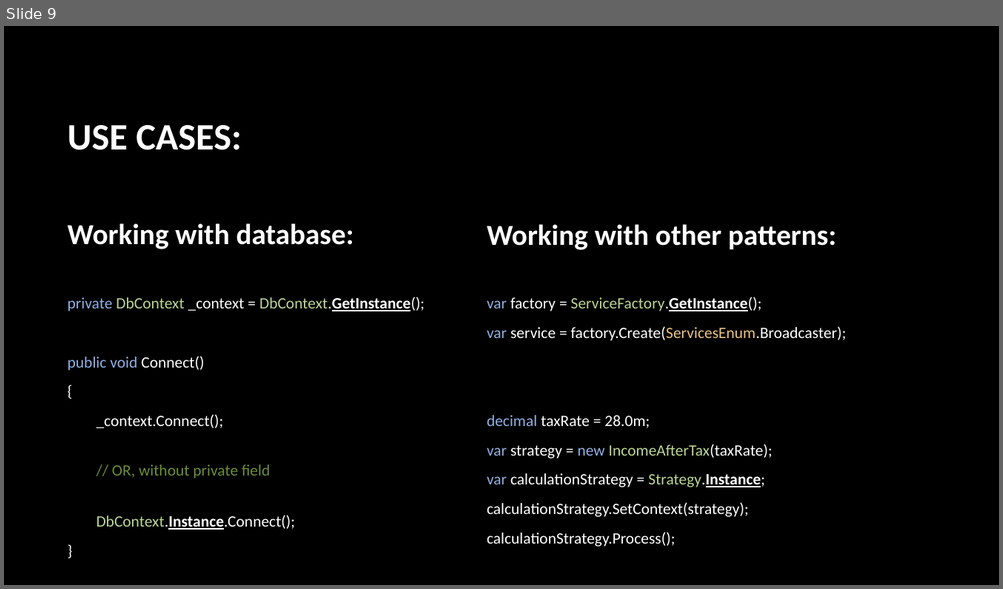
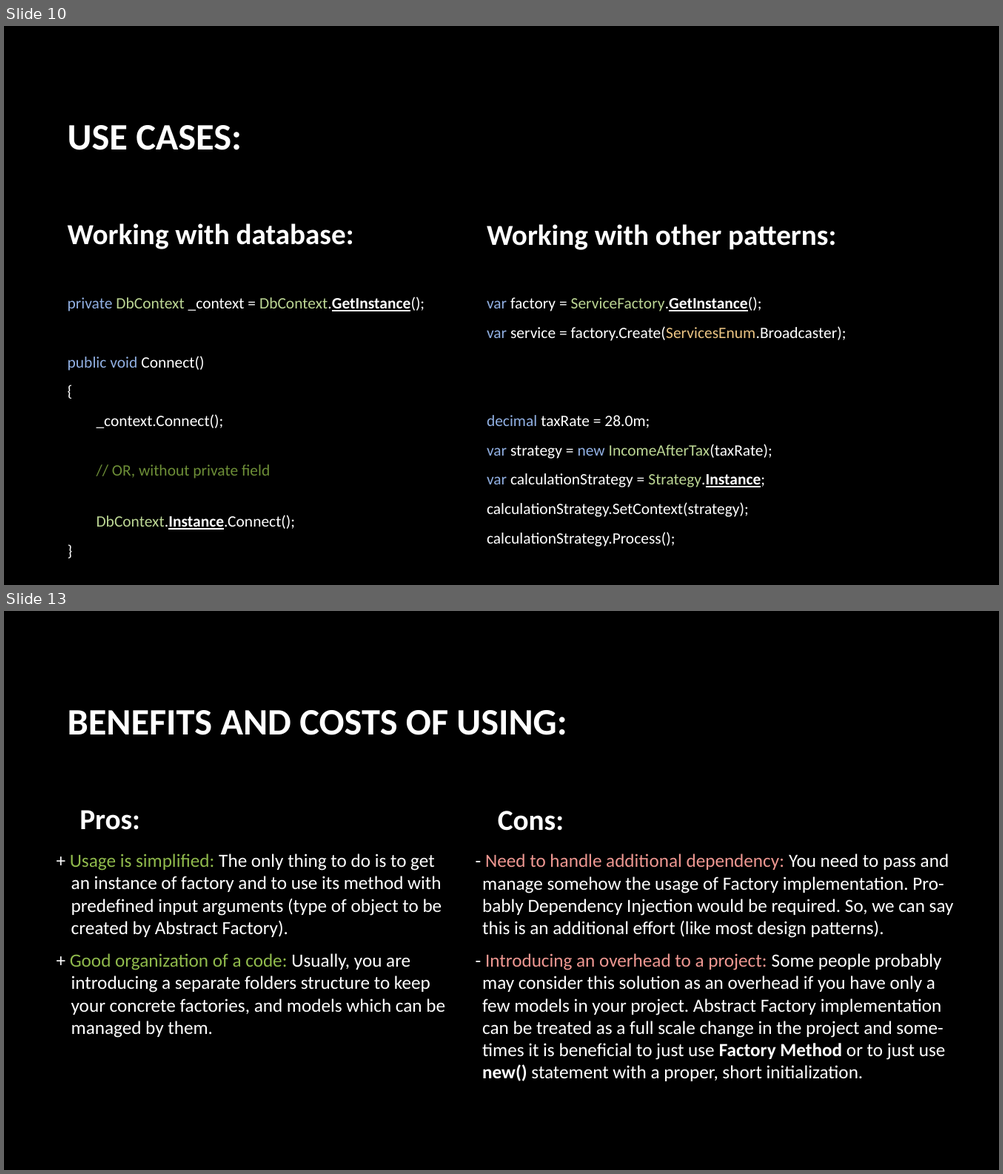
Before and after one commit to Thomas-M-Krystyan/ProgrammingWorkshops_DesignPatterns, a slide deck: Documentation/Design Patterns.pptx. Shown one above the other, each under a label of ours: slide 9 before the commit, slides 10 and 13 after it; the slides between them are not shown. The pictures are 1003x589 and 1003x1174 pixels, drawn with LibreOffice and Linux fonts; fonts in the diff are those of the drawing; background and template pictures are left out. Boxes give left, top, right and bottom in pixels: in the first picture for what was removed or moved away, otherwise in the second. Text is boxed around its words. In the diff, an @@ line names an element or a change of style, - is before the commit and + after.

```diff
--- a/Documentation/Design Patterns.pptx
+++ b/Documentation/Design Patterns.pptx
@@ slide 13 added at [4, 611, 999, 1170], background picture (left out) @@
@@ title added at [68, 710, 566, 735], 36 pt, text #FFFFFF, bold @@
+BENEFITS AND COSTS OF USING:
@@ text added at [79, 810, 140, 830], 28 pt, text #FFFFFF, bold @@
+Pros:
@@ text added at [498, 811, 563, 831], 28 pt, text #FFFFFF, bold @@
+Cons:
@@ text added at [70, 854, 445, 1038], 18 pt, text #FFFFFF @@
++ Usage is simplified: The only thing to do is to get
+an instance of factory and to use its method with
+predefined input arguments (type of object to be
+created by Abstract Factory).
++ Good organization of a code: Usually, you are introducing a separate folders structure to keep your concrete factories, and models which can be managed by them.
@@ text added at [482, 854, 953, 1082], 18 pt, text #FFFFFF @@
+- Need to handle additional dependency: You need to pass and manage somehow the usage of Factory implementation. Pro- bably Dependency Injection would be required. So, we can say this is an additional effort (like most design patterns).
+- Introducing an overhead to a project: Some people probably may consider this solution as an overhead if you have only a few models in your project. Abstract Factory implementation can be treated as a full scale change in the project and some-times it is beneficial to just use Factory Method or to just use new() statement with a proper, short initialization.
@@ what was slide 9 is now slide 10 @@
```
Also in this commit, not shown: 2 slides changed, 6 other slides added.
